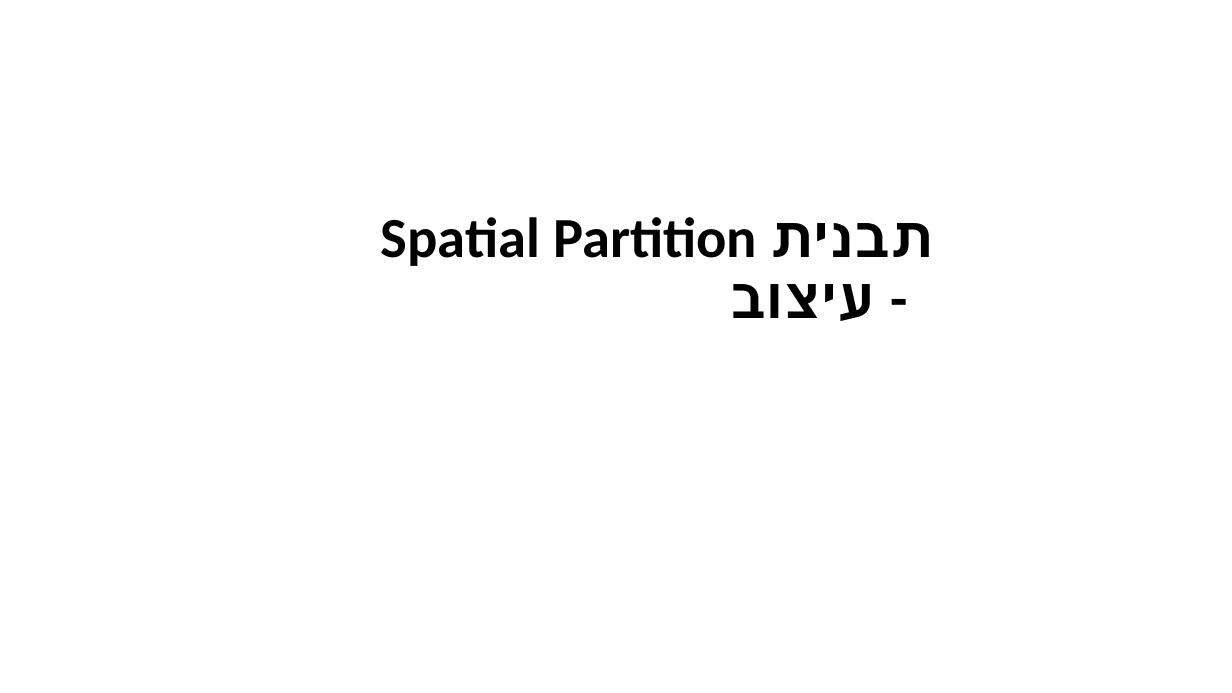
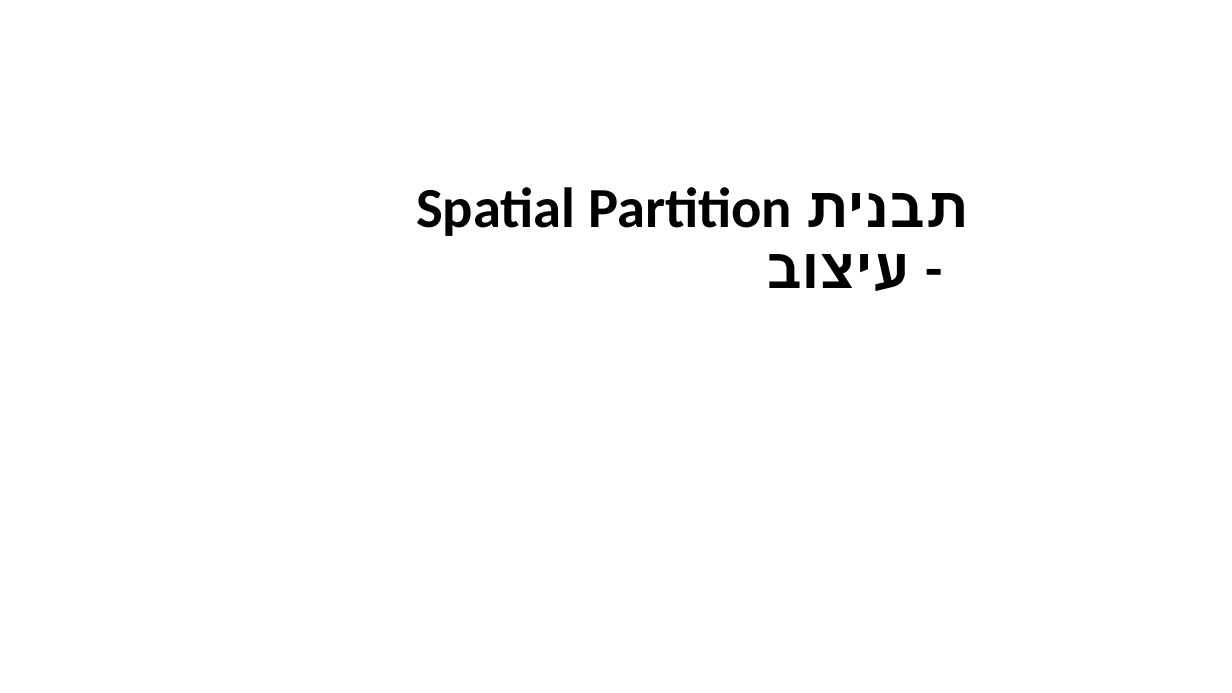
Before and after one commit to gamedev-at-ariel/gamedev-5781, a slide deck: slide 96 of 14-unity-design-patterns/תבניות עיצוב.pptx (slide 83 before the commit). Drawn at 1232x693 pixels with LibreOffice and Linux fonts; fonts in the diff are those of the drawing. Boxes give left, top, right and bottom in pixels: in the first picture for what was removed or moved away, otherwise in the second. Text is boxed around its words. In the diff, an @@ line names an element or a change of style, - is before the commit and + after.

```diff
--- a/14-unity-design-patterns/תבניות עיצוב.pptx
+++ b/14-unity-design-patterns/תבניות עיצוב.pptx
@@ title "Spatial Partition תבנית עיצוב -": place and size @@
-title "Spatial Partition תבנית עיצוב -" at [381,217,934,321]
+title "Spatial Partition תבנית עיצוב -" at [416,187,969,291]
```
Also in this commit, not shown: 2 other slides changed, 14 slides added, 1 other file.
